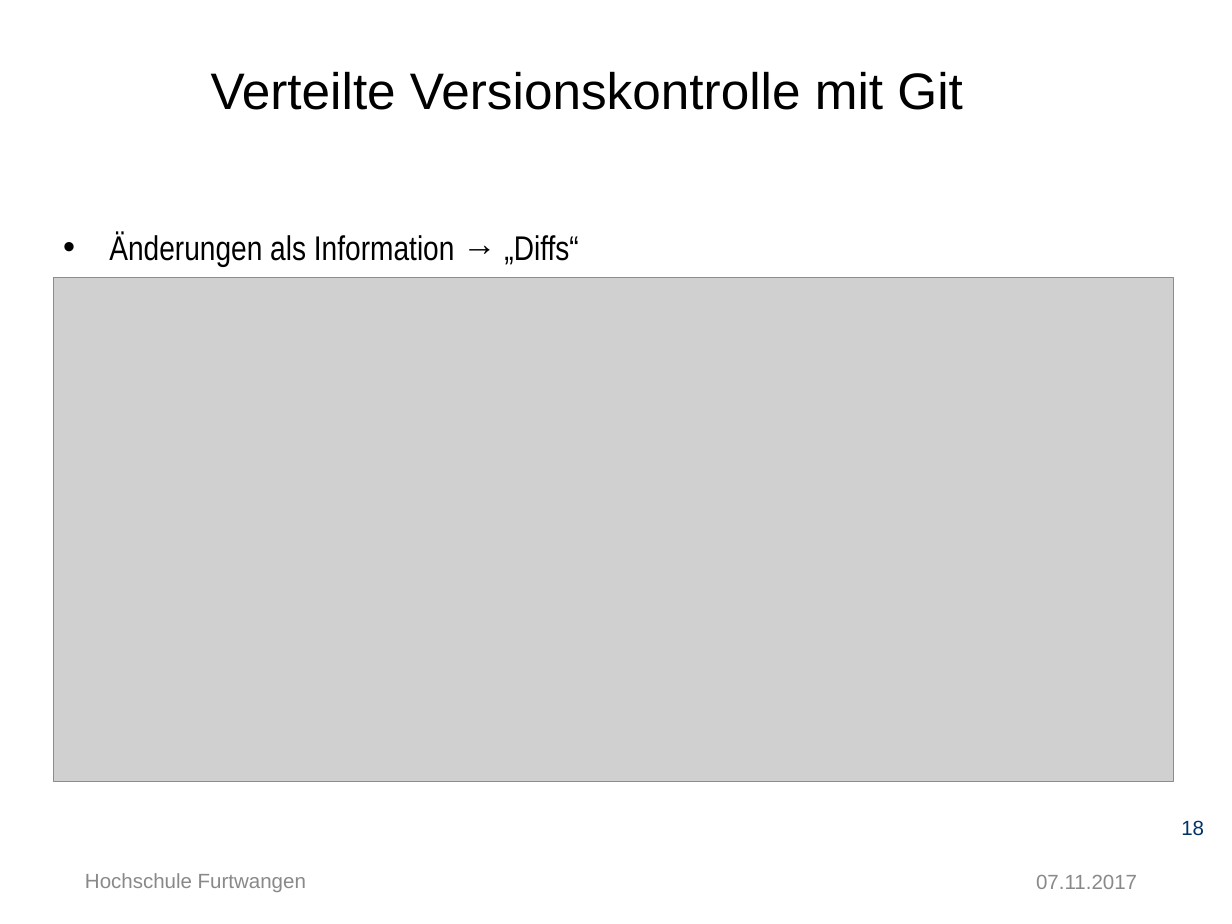
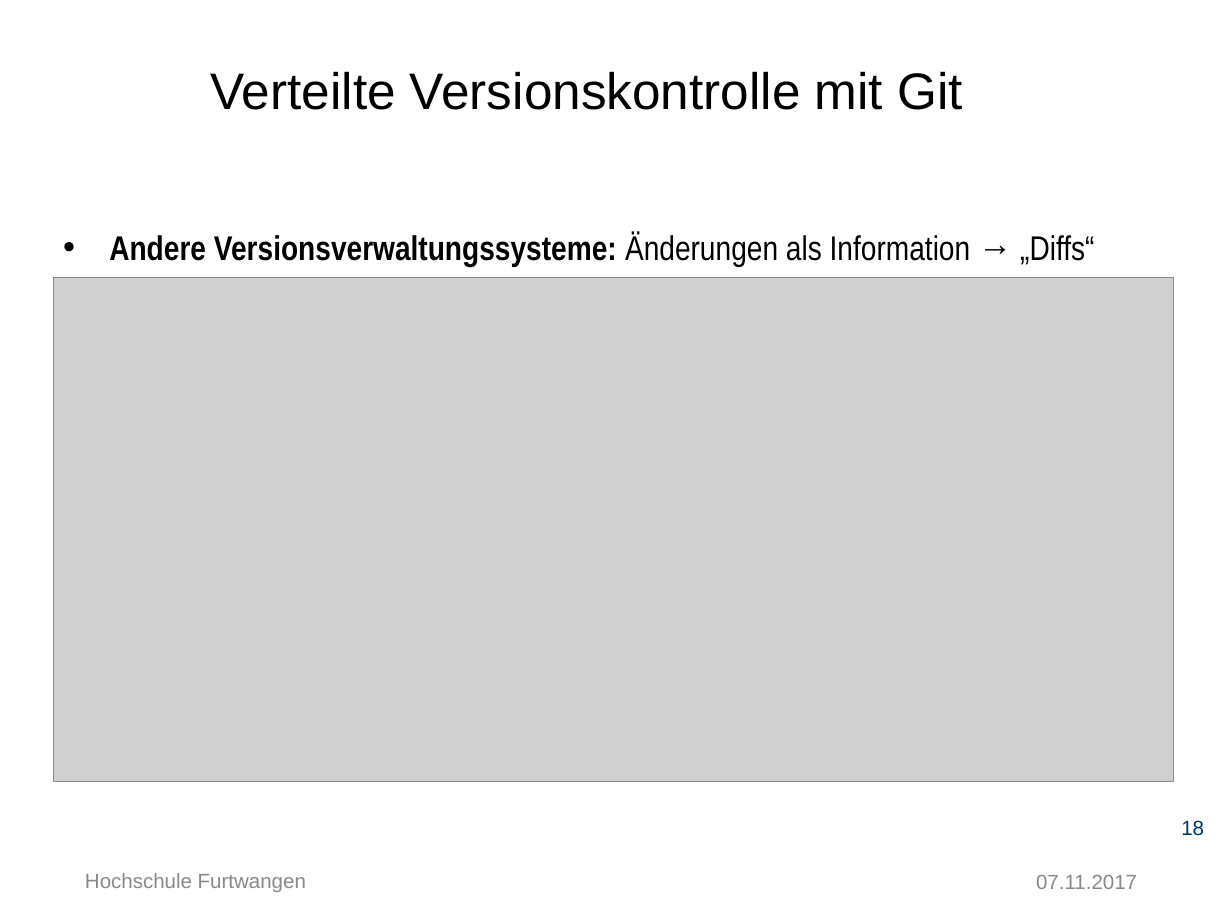
Before and after one commit to Ertugrul-Furtwangen/Erti, a slide deck: slide 18 of Thesis-Präsentation.pptx. Drawn at 1232x924 pixels with LibreOffice and Linux fonts; fonts in the diff are those of the drawing; grey boxes stand for pictures; background and template pictures are left out. Boxes give left, top, right and bottom in pixels: in the first picture for what was removed or moved away, otherwise in the second. Text is boxed around its words. In the diff, an @@ line names an element or a change of style, - is before the commit and + after.

```diff
--- a/Thesis-Präsentation.pptx
+++ b/Thesis-Präsentation.pptx
@@ text at (109,232,1094,267): text changed; bold on @@
-• Änderungen als Information → „Diffs“
+• Andere Versionsverwaltungssysteme: Änderungen als Information → „Diffs“
```
Also in this commit, not shown: 10 other slides changed, 3 slides added.
